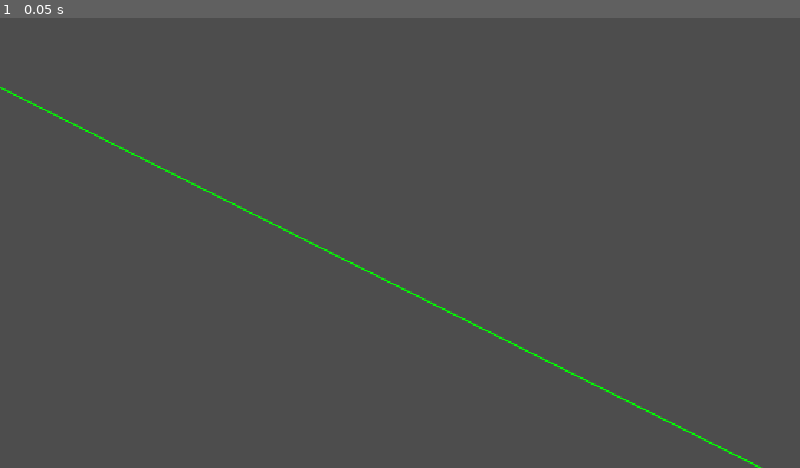
Above: before the commit, frame 1.
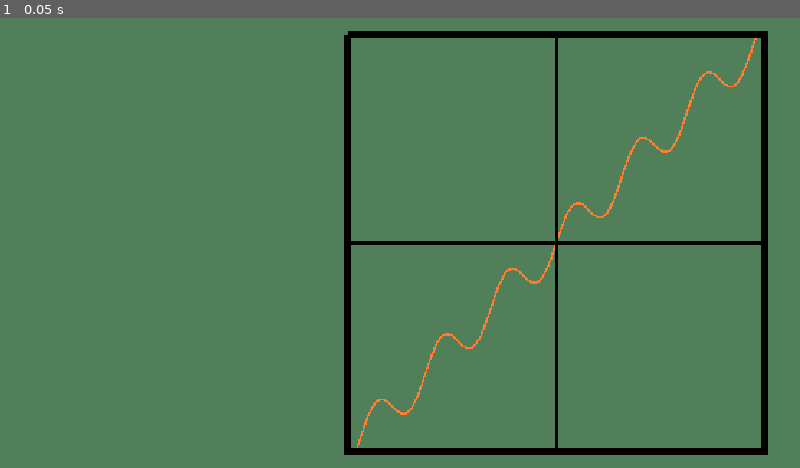
Above: after the commit, the same moment.

Repository: davidchmura75-web/jam_o_lantern
Game: Godot game, scene res://scenes/test_level.tscn
The game is run twice, just before and just after one commit, with the same random seed, the same clock (stepped at 60 frames per second) and the same inputs.
Inputs:
- Up to frame 1 (0.05 s): no input

The runs differ from the first frame. In frame 1, 100% of the frame differs, in the area x 0-100%, y 0-100%.

Commit message:
basic graphing working

Diff:
--- a/project.godot
+++ b/project.godot
@@ -27,3 +27,4 @@
 [rendering]
 
 rendering_device/driver.windows="d3d12"
+environment/defaults/default_clear_color=Color(0.31786978, 0.49702698, 0.35266018, 1)
--- /dev/null
+++ b/scenes/line_2d.gd
@@ -0,0 +1,29 @@
+extends Line2D
+
+# Called when the node enters the scene tree for the first time.
+func _ready() -> void:
+	_draw()
+
+
+# Called every frame. 'delta' is the elapsed time since the previous frame.
+func _process(delta: float) -> void:
+	#print(self.points)
+	pass
+
+func _draw():
+	# Range is pixels that you want to draw
+	for x in range(-200, 200):
+		var x_val = x * 0.1 # Multiplier for x, for example 0.1 reduces it from -200 to 200, to -20, 20
+		# this implementation works on y functions and parametric - {x(t), y(t)}
+		# parametric too op though have to ban it
+
+		# this could be any function, challenge is reading user input
+		# Templates could be additive, like adding trig to linear is interesting
+		var y_val = 2*sin(x_val) + x_val
+
+		# Y Scaling, times 10 makes it 20 tall
+		# IMPORTANT - Godot flips y axis so always flip y in the point generation
+		var rel_point = Vector2(x, -1 * (y_val * 10))
+		var global_point = rel_point
+		if y_val < 20 and y_val > -20:
+			add_point(global_point)
--- a/scenes/test_level.tscn
+++ b/scenes/test_level.tscn
@@ -1,12 +1,33 @@
 [gd_scene format=3 uid="uid://c7qsw27mklywt"]
 
-[ext_resource type="Script" uid="uid://b3u1bqphct4a7" path="res://scripts/canvas_layer.gd" id="1_2venv"]
+[ext_resource type="Script" uid="uid://ducn0vdf7c6c6" path="res://scenes/line_2d.gd" id="2_paw1w"]
 
 [node name="TestLevel" type="Node2D" unique_id=1080932246]
 
 [node name="CanvasLayer" type="CanvasLayer" parent="." unique_id=1885072075]
+follow_viewport_enabled = true
 
-[node name="Node2D" type="Node2D" parent="CanvasLayer" unique_id=1314780385]
-script = ExtResource("1_2venv")
+[node name="Line2D" type="Line2D" parent="CanvasLayer" unique_id=741569966]
+top_level = true
+width = 2.0
+default_color = Color(1, 0.49493217, 0.19291398, 1)
+script = ExtResource("2_paw1w")
+
+[node name="Y Axis" type="Line2D" parent="CanvasLayer" unique_id=1804053940]
+points = PackedVector2Array(0, -200, 0, 200)
+width = 3.0
+default_color = Color(0, 0, 0, 1)
+
+[node name="X Axis" type="Line2D" parent="CanvasLayer" unique_id=2004977129]
+points = PackedVector2Array(200, 0, -200, 0)
+width = 3.0
+default_color = Color(0, 0, 0, 1)
+
+[node name="Bounding Box" type="Line2D" parent="CanvasLayer" unique_id=437112445]
+points = PackedVector2Array(-200, -200, -200, 200, 200, 200, 200, -200, -200, -200)
+width = 7.0
+default_color = Color(0, 0, 0, 1)
 
 [node name="Camera2D" type="Camera2D" parent="." unique_id=1092544834]
+position = Vector2(-150, 0)
+zoom = Vector2(1.5, 1.5)
Not shown, added: scenes/line_2d.gd.uid
